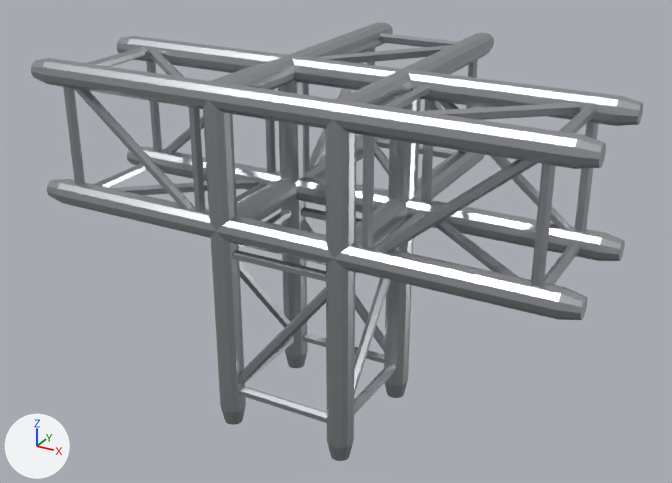
One commit to the glTF model assets/models/truss/truss-4-point-corner-4-way-down.glb: the scene before it, then after it.
Before and after are seen from a 50 mm camera at (0.805, -1.383, 0.531) aimed at (-0.039, 0.152, -0.236). Lighting does not change. The marker at lower left points along +X, +Y and +Z. The first picture is the older version. Vertices at exactly the same position are counted once.

The first picture shows 'end-connectors', 'truss-braces', 'truss-chords'.
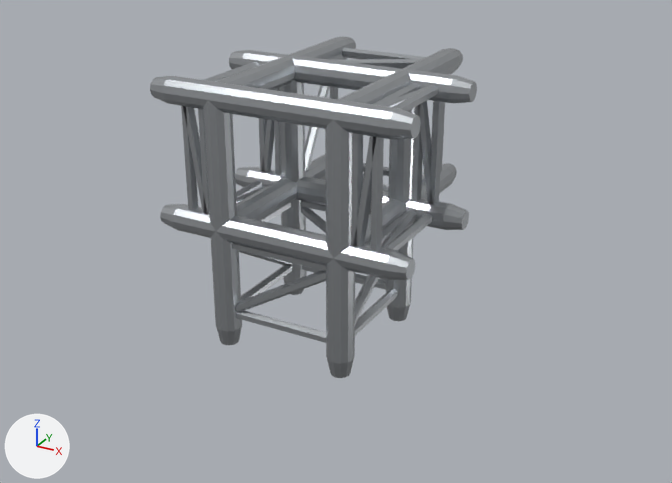
The change, as a list of edits to the scene's bpy script:
```text
Change me_truss_chords:
    remove me_truss_chords.from_pydata(...)  # 776 vertices, 1792 faces; spans x -0.5..0.5, y -0.145..0.5, z -0.5..0.145
    add me_truss_chords.from_pydata(...)  # 776 vertices, 1792 faces; spans x -0.216..0.216, y -0.145..0.321, z -0.321..0.145
    me_truss_chords part 1: all 52 vertices in x -0.5, y -0.145..0.145, z -0.145..0.145 are moved by (0.284, 0.0, 0.0)
    me_truss_chords part 2: all 52 vertices in x 0.5, y -0.145..0.145, z -0.145..0.145 are moved by (-0.284, 0.0, 0.0)
    me_truss_chords part 3: all 52 vertices in x -0.145..0.145, y 0.5, z -0.145..0.145 are moved by (0.0, -0.179, 0.0)
    me_truss_chords part 4: all 52 vertices in x -0.145..0.145, y -0.145..0.145, z -0.5 are moved by (0.0, 0.0, 0.179)
Change me_end_connectors:
    remove me_end_connectors.from_pydata(...)  # 416 vertices, 768 faces; spans x -0.534..0.534, y -0.145..0.534, z -0.534..0.145
    add me_end_connectors.from_pydata(...)  # 416 vertices, 768 faces; spans x -0.25..0.25, y -0.145..0.355, z -0.355..0.145
    me_end_connectors part 5: the loose piece of 26 vertices spanning x -0.534..-0.5, y -0.145..-0.095, z 0.095..0.145 is moved by (0.284, 0.0, 0.0)
    me_end_connectors part 6: the loose piece of 26 vertices spanning x -0.534..-0.5, y 0.095..0.145, z 0.095..0.145 is moved by (0.284, 0.0, 0.0)
    me_end_connectors part 7: the loose piece of 26 vertices spanning x -0.534..-0.5, y 0.095..0.145, z -0.145..-0.095 is moved by (0.284, 0.0, 0.0)
    me_end_connectors part 8: the loose piece of 26 vertices spanning x -0.534..-0.5, y -0.145..-0.095, z -0.145..-0.095 is moved by (0.284, 0.0, 0.0)
    me_end_connectors part 9: the loose piece of 26 vertices spanning x 0.5..0.534, y -0.145..-0.095, z 0.095..0.145 is moved by (-0.284, 0.0, 0.0)
    me_end_connectors part 10: the loose piece of 26 vertices spanning x 0.5..0.534, y 0.095..0.145, z 0.095..0.145 is moved by (-0.284, 0.0, 0.0)
    me_end_connectors part 11: the loose piece of 26 vertices spanning x 0.5..0.534, y 0.095..0.145, z -0.145..-0.095 is moved by (-0.284, 0.0, 0.0)
    me_end_connectors part 12: the loose piece of 26 vertices spanning x 0.5..0.534, y -0.145..-0.095, z -0.145..-0.095 is moved by (-0.284, 0.0, 0.0)
    me_end_connectors part 13: the loose piece of 26 vertices spanning x -0.145..-0.095, y 0.5..0.534, z 0.095..0.145 is moved by (0.0, -0.179, 0.0)
    me_end_connectors part 14: the loose piece of 26 vertices spanning x 0.095..0.145, y 0.5..0.534, z 0.095..0.145 is moved by (0.0, -0.179, 0.0)
    me_end_connectors part 15: the loose piece of 26 vertices spanning x 0.095..0.145, y 0.5..0.534, z -0.145..-0.095 is moved by (0.0, -0.179, 0.0)
    me_end_connectors part 16: the loose piece of 26 vertices spanning x -0.145..-0.095, y 0.095..0.145, z -0.534..-0.5 is moved by (0.0, 0.0, 0.179)
    me_end_connectors part 17: the loose piece of 26 vertices spanning x 0.095..0.145, y 0.095..0.145, z -0.534..-0.5 is moved by (0.0, 0.0, 0.179)
    me_end_connectors part 18: the loose piece of 26 vertices spanning x 0.095..0.145, y -0.145..-0.095, z -0.534..-0.5 is moved by (0.0, 0.0, 0.179)
    me_end_connectors part 19: the loose piece of 26 vertices spanning x -0.145..-0.095, y -0.145..-0.095, z -0.534..-0.5 is moved by (0.0, 0.0, 0.179)
    other edits to the shape of me_end_connectors do not show in these pictures
Change me_truss_braces:
    remove me_truss_braces.from_pydata(...)  # 568 vertices, 1152 faces; spans x -0.47..0.47, y -0.129..0.469, z -0.47..0.13
    add me_truss_braces.from_pydata(...)  # 568 vertices, 1152 faces; spans x -0.196..0.196, y -0.129..0.3, z -0.301..0.13
    me_truss_braces part 20: 568 of 568 vertices moved; they spanned x -0.47..0.47, y -0.129..0.469, z -0.47..0.13 and now span x -0.196..0.196, y -0.129..0.3, z -0.301..0.13; mean shift (0.0, -0.024, 0.023)
```

Pixel boxes (x1, y1, x2, y2) of what changed, in the pictures (672 x 483 px; the box of a moved part takes in the faces that stretch with it):
'truss-chords', reshaped (49% narrower, 23% shorter): before (41, 22, 620, 448); after (163, 37, 460, 364)
'truss-braces', reshaped (51% narrower, 24% shorter): before (63, 33, 599, 423); after (181, 47, 445, 343)
'end-connectors', reshaped (46% narrower, 22% shorter): before (31, 22, 643, 461); after (150, 36, 477, 378)
part 1 of me_truss_chords, moved or reshaped: before (41, 36, 288, 238); after (163, 50, 288, 238)
part 2 of me_truss_chords, moved or reshaped: before (333, 69, 620, 319); after (333, 69, 455, 280)
part 3 of me_truss_chords, moved or reshaped: before (289, 22, 492, 200); after (289, 37, 460, 199)
part 4 of me_truss_chords, moved or reshaped: before (211, 199, 413, 448); after (211, 199, 413, 364)
part 5 of me_end_connectors, moved or reshaped: before (31, 58, 49, 84); after (150, 76, 170, 103)
part 6 of me_end_connectors, moved or reshaped: before (116, 36, 133, 53); after (229, 50, 247, 69)
part 7 of me_end_connectors, moved or reshaped: before (127, 146, 143, 165); after (235, 167, 252, 187)
part 8 of me_end_connectors, moved or reshaped: before (47, 179, 64, 203); after (160, 204, 181, 230)
part 9 of me_end_connectors, moved or reshaped: before (573, 135, 606, 169); after (389, 108, 421, 140)
part 10 of me_end_connectors, moved or reshaped: before (615, 96, 643, 126); after (449, 75, 477, 103)
part 11 of me_end_connectors, moved or reshaped: before (598, 233, 625, 261); after (443, 204, 469, 230)
part 12 of me_end_connectors, moved or reshaped: before (557, 287, 587, 320); after (385, 250, 415, 280)
part 13 of me_end_connectors, moved or reshaped: before (380, 22, 393, 34); after (341, 36, 356, 49)
part 14 of me_end_connectors, moved or reshaped: before (484, 33, 494, 49); after (449, 48, 463, 68)
part 15 of me_end_connectors, moved or reshaped (not visible before): after (442, 163, 457, 183)
part 16 of me_end_connectors, moved or reshaped: before (285, 353, 307, 368); after (283, 278, 304, 295)
part 17 of me_end_connectors, moved or reshaped: before (385, 382, 407, 398); after (387, 305, 410, 321)
part 18 of me_end_connectors, moved or reshaped: before (327, 442, 353, 461); after (327, 359, 354, 378)
part 19 of me_end_connectors, moved or reshaped: before (222, 405, 246, 425); after (216, 326, 242, 345)
